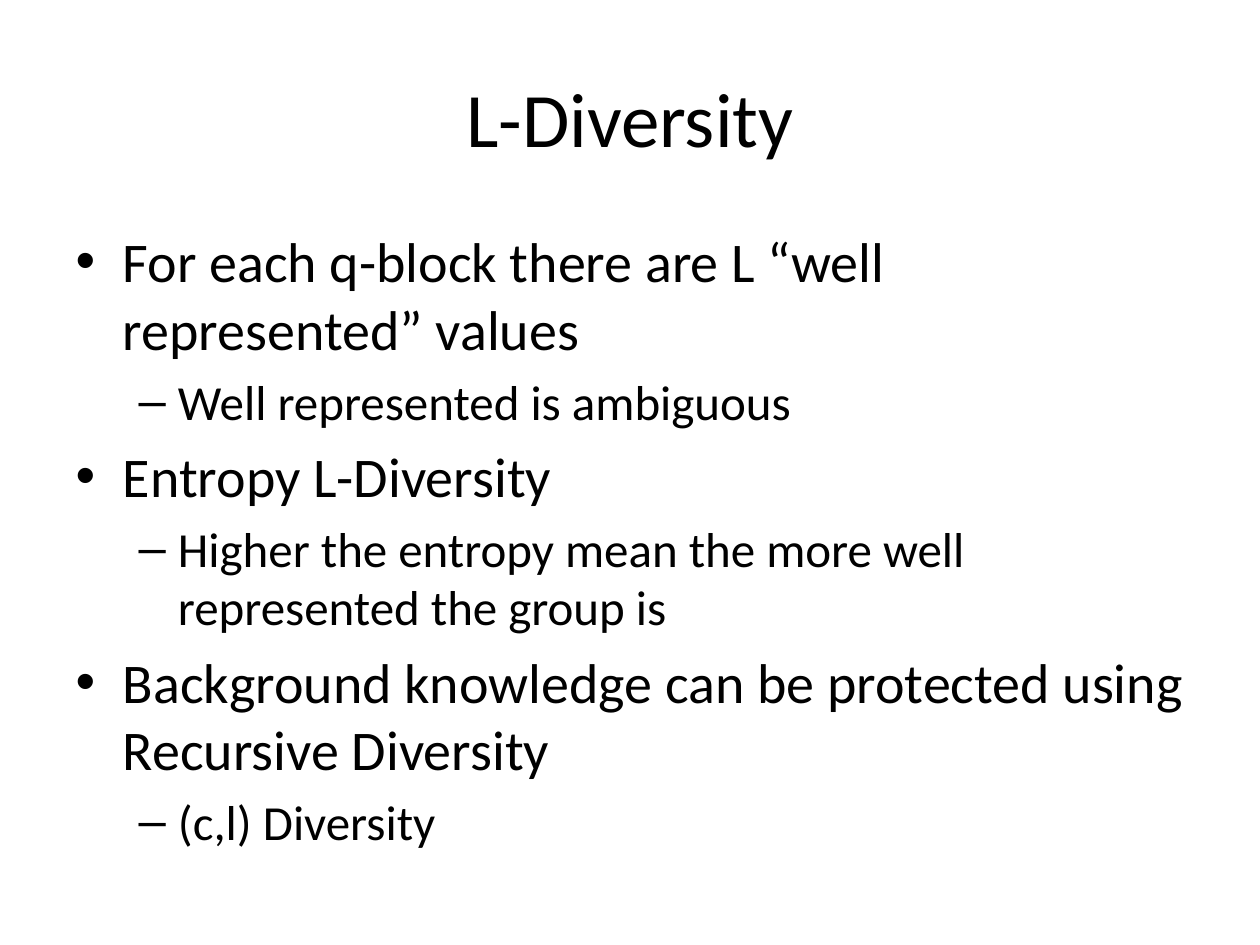
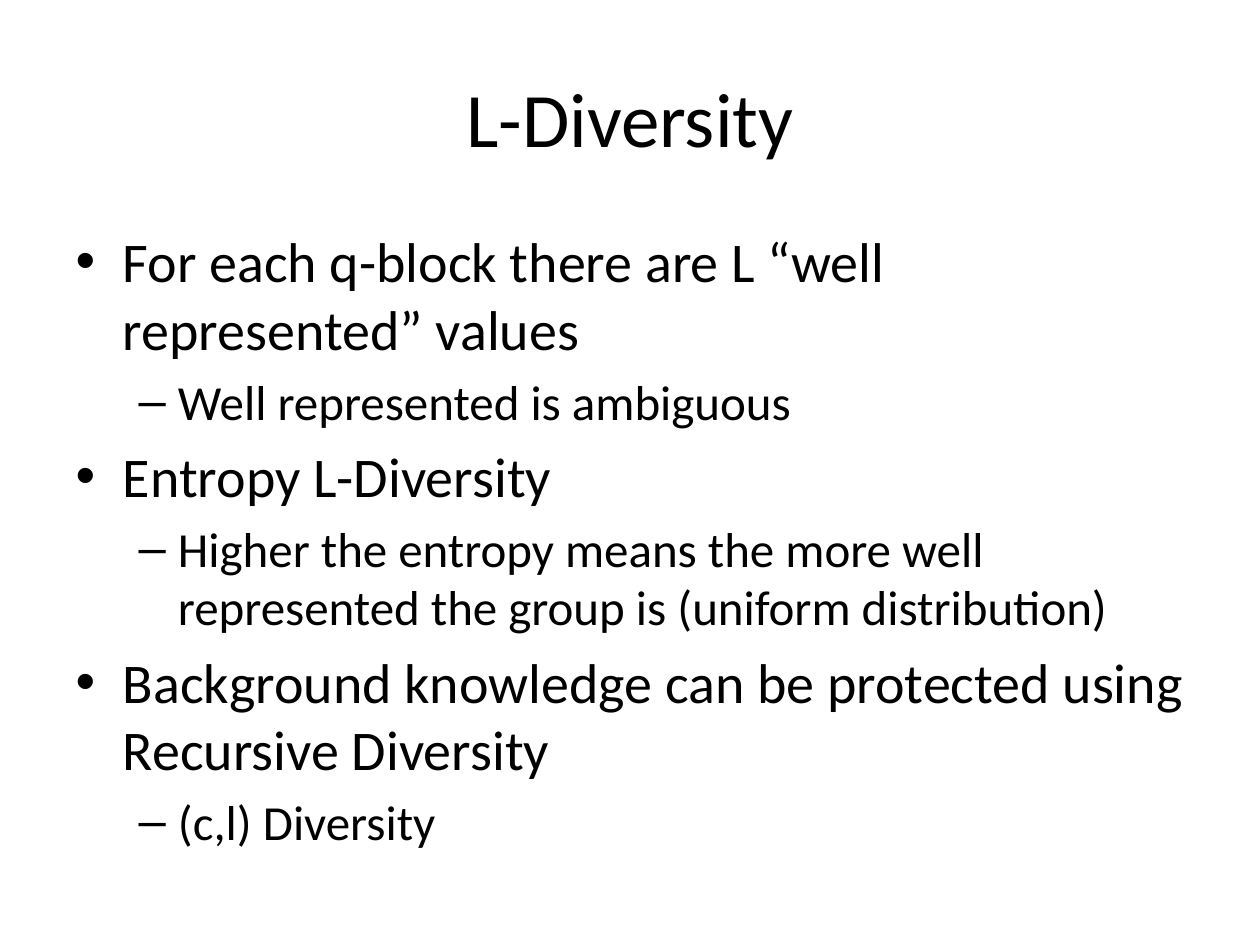
Before and after one commit to jayvelasco1990/big-data, a slide deck: slide 21 of Final Project/draft_presentation.pptx. Drawn at 1260x945 pixels with LibreOffice and Linux fonts; fonts in the diff are those of the drawing. Boxes give left, top, right and bottom in pixels: in the first picture for what was removed or moved away, otherwise in the second. Text is boxed around its words. In the diff, an @@ line names an element or a change of style, - is before the commit and + after.

```diff
--- a/Final Project/draft_presentation.pptx
+++ b/Final Project/draft_presentation.pptx
@@ text at box(178, 533, 1107, 634): text changed @@
-  – Higher the entropy mean the more well represented the group is
+  – Higher the entropy means the more well represented the group is (uniform distribution)
```
Also in this commit, not shown: 19 other slides changed, 7 slides added, 5 slides removed.
